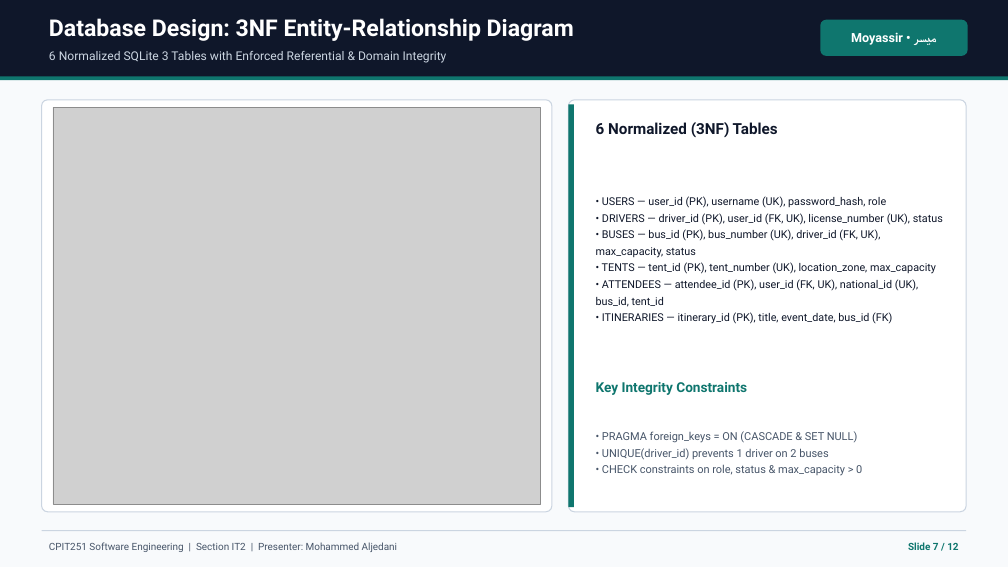
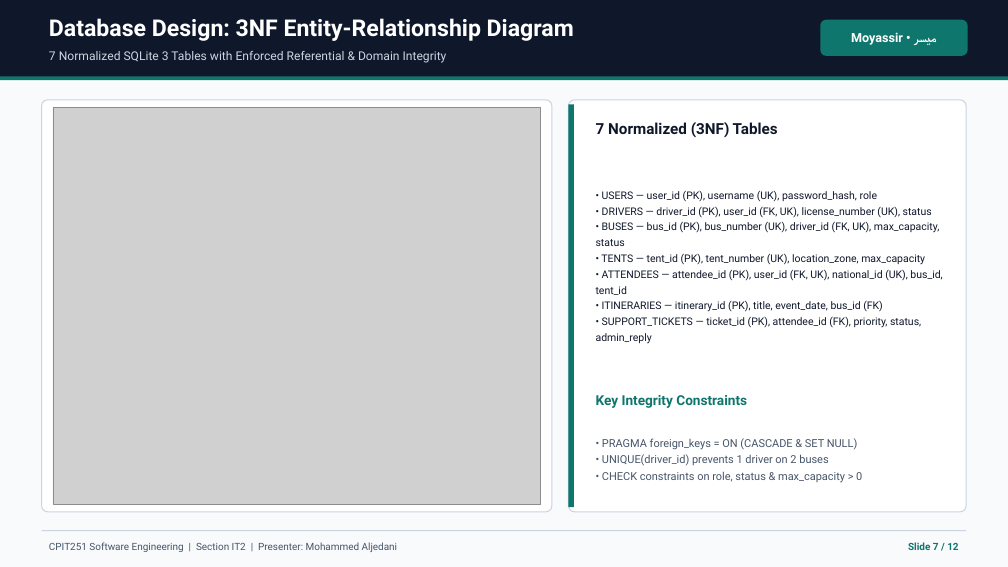
Before and after one commit to 0xMrHex/moyassir-cpit251, a slide deck: slide 7 of Moyassir_CPIT251_Presentation.pptx. Drawn at 1008x567 pixels with LibreOffice and Linux fonts; fonts in the diff are those of the drawing; grey boxes stand for pictures. Boxes give left, top, right and bottom in pixels: in the first picture for what was removed or moved away, otherwise in the second. Text is boxed around its words. In the diff, an @@ line names an element or a change of style, - is before the commit and + after.

```diff
--- a/Moyassir_CPIT251_Presentation.pptx
+++ b/Moyassir_CPIT251_Presentation.pptx
@@ text at (49, 51, 447, 63): text changed @@
-6 Normalized SQLite 3 Tables with Enforced Referential & Domain Integrity
+7 Normalized SQLite 3 Tables with Enforced Referential & Domain Integrity
@@ text at (596, 122, 778, 137): text changed @@
-6 Normalized (3NF) Tables
+7 Normalized (3NF) Tables
@@ text at (596, 191, 942, 312): size 10.3 to 10 pt in "• USERS — user_id (PK), username (UK), ...", "• DRIVERS — driver_id (PK), user_id (FK, ...", "• BUSES — bus_id (PK), bus_number (UK), ...", "• TENTS — tent_id (PK), tent_number (UK), ..." and 2 more places; line spacing 1.28 to 1.25 @@
@@ text at (596, 317, 921, 344): paragraph added @@
+• SUPPORT_TICKETS — ticket_id (PK), attendee_id (FK), priority, status, admin_reply
@@ text "Key Integrity Constraints": place and size @@
-text "Key Integrity Constraints" at (596, 382, 747, 395)
+text "Key Integrity Constraints" at (596, 395, 747, 408)
@@ text "• PRAGMA foreign_keys = ON ...": place and size @@
-text "• PRAGMA foreign_keys = ON ..." at (602, 431, 862, 476)
+text "• PRAGMA foreign_keys = ON ..." at (602, 438, 862, 483)
```
Also in this commit, not shown: 6 other slides changed, 1 other file.
